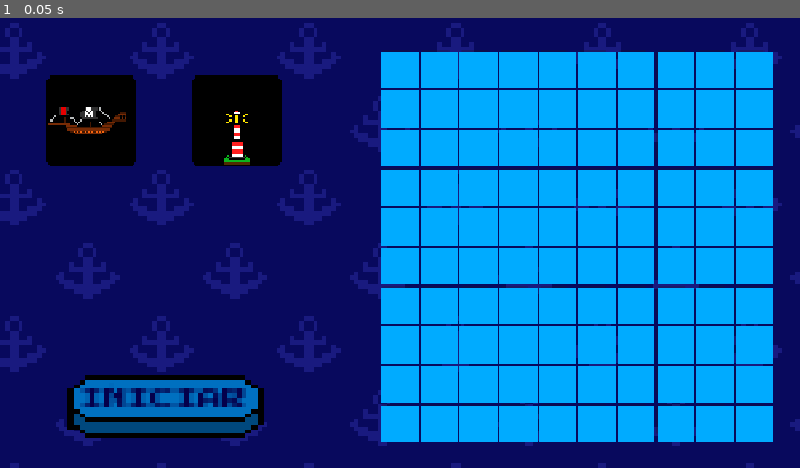
Above: before the commit, frame 1.
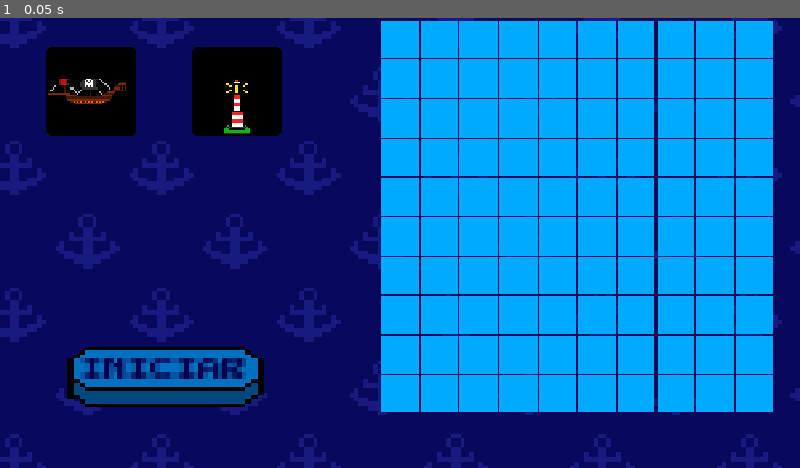
Above: after the commit, the same moment.

Repository: batalha-naval-eng-soft-III/batalha-naval-godot
Game: Godot game, scene res://Scenes/game.tscn
The game is run twice, just before and just after one commit, with the same random seed, the same clock (stepped at 60 frames per second) and the same inputs.
Inputs:
- Up to frame 1 (0.05 s): no input

The runs differ from the first frame. In frame 1, 25% of the frame differs, in the area x 0-100%, y 0-100%.

Commit message:
Versao Inicial com Script do Firebase

Diff:
--- a/Scenes/game.tscn
+++ b/Scenes/game.tscn
@@ -2,6 +2,7 @@
 
 [ext_resource type="Script" uid="uid://cfxkq5dhm58us" path="res://Scripts/game.gd" id="1_ebmjs"]
 [ext_resource type="Texture2D" uid="uid://ps7vcrb500a" path="res://Sprites/bluebutton.png" id="2_qxrlw"]
+[ext_resource type="Script" uid="uid://dh6cql1v0j1gk" path="res://Scripts/firebase_manager.gd" id="2_rku1e"]
 [ext_resource type="Texture2D" uid="uid://dgrqtfieivvq3" path="res://Sprites/background.png" id="2_wrm1d"]
 [ext_resource type="Texture2D" uid="uid://buw4rv2mfdrqx" path="res://Sprites/backgroundenemy.png" id="3_3dryh"]
 [ext_resource type="FontFile" uid="uid://hfvpfi8ywitx" path="res://Fonts/PressStart2P-Regular.ttf" id="4_i6g32"]
@@ -14,6 +15,9 @@
 
 [node name="Game" type="Node2D" unique_id=404758219]
 script = ExtResource("1_ebmjs")
+
+[node name="FirebaseManager" type="Node" parent="." unique_id=1684654417]
+script = ExtResource("2_rku1e")
 
 [node name="Background" type="TextureRect" parent="." unique_id=1736297527]
 offset_left = -409.00003
@@ -115,7 +119,7 @@
 texture_normal = ExtResource("9_o5yvi")
 
 [node name="Camera2D" type="Camera2D" parent="." unique_id=2109613366]
-position = Vector2(42, 205)
+position = Vector2(42, 237)
 zoom = Vector2(1.5, 1.5)
 
 [node name="BgLabel" type="ColorRect" parent="Camera2D" unique_id=1354282891]
--- /dev/null
+++ b/Scenes/network_manager.gd
@@ -0,0 +1,17 @@
+extends Node
+
+var peer
+
+func host_game():
+	peer = ENetMultiplayerPeer.new()
+	peer.create_server(7777)
+	multiplayer.multiplayer_peer = peer
+
+	print("HOST iniciado")
+
+func join_game(ip):
+	peer = ENetMultiplayerPeer.new()
+	peer.create_client(ip, 7777)
+	multiplayer.multiplayer_peer = peer
+
+	print("Conectando...")
--- /dev/null
+++ b/Scripts/firebase_manager.gd
@@ -0,0 +1,171 @@
+extends Node
+
+var base_url = "https://battleship-multiplayer-cc51c-default-rtdb.firebaseio.com/"
+
+var listening := false
+var current_room := ""
+var my_id := ""
+
+var poll_interval := 4
+var polling_active := false
+
+
+# -------------------------
+# ROOM FUNCTIONS
+# -------------------------
+
+func create_room(room_id: String, player_id: String):
+	var url = base_url + "rooms/" + room_id + ".json"
+
+	var data = {
+		"players": {
+			player_id: true
+		},
+		"state": "waiting",
+		"turn": player_id
+	}
+
+	_send_request(url, HTTPClient.METHOD_PUT, data)
+
+
+func join_room(room_id: String, player_id: String):
+	var url = base_url + "rooms/" + room_id + "/players/" + player_id + ".json"
+
+	var data = true
+
+	_send_request(url, HTTPClient.METHOD_PUT, data)
+
+
+func update_room_state(room_id: String, data: Dictionary):
+	var url = base_url + "rooms/" + room_id + ".json"
+	_send_request(url, HTTPClient.METHOD_PATCH, data)
+
+
+func set_turn(room_id, player_id):
+	var url = base_url + "rooms/" + room_id + "/turn.json"
+
+	var data = JSON.stringify(player_id)
+
+	_send_request(url, HTTPClient.METHOD_PUT, data)
+
+
+func set_ready(room_id, player_id):
+	var url = base_url + "rooms/" + room_id + "/ready/" + player_id + ".json"
+
+	_send_request(url, HTTPClient.METHOD_PUT, true)
+
+
+func send_attack(room_id, player_id, cells, attack_type):
+	var url = base_url + "rooms/" + room_id + "/action.json"
+
+	var data = {
+		"type": "attack",
+		"from": player_id,
+		"cells": cells,
+		"attack_type": attack_type
+	}
+
+	_send_request(url, HTTPClient.METHOD_PUT, data)
+
+
+# -------------------------
+# HTTP CORE
+# -------------------------
+
+func _send_request(url: String, method: int, data):
+	var http = HTTPRequest.new()
+	add_child(http)
+
+	http.request_completed.connect(func(result, response_code, headers, body):
+		print("Firebase response:", response_code)
+
+		if body:
+			print(body.get_string_from_utf8())
+
+		http.queue_free()
+	)
+
+	var json = JSON.stringify(data)
+	var headers = ["Content-Type: application/json"]
+
+	http.request(url, headers, method, json)
+
+
+# -------------------------
+# LISTENER SYSTEM
+# -------------------------
+
+func start_listening(room_id: String, player_id: String):
+	current_room = room_id
+	my_id = player_id
+	listening = true
+
+	if polling_active:
+		return
+
+	polling_active = true
+	_poll_room()
+
+
+func stop_listening():
+	listening = false
+	polling_active = false
+
+
+func _poll_room():
+	while polling_active and listening:
+		await get_tree().create_timer(poll_interval).timeout
+		_request_room()
+
+
+func _request_room():
+	var url = base_url + "rooms/" + current_room + ".json"
+
+	var http = HTTPRequest.new()
+	add_child(http)
+
+	http.request_completed.connect(func(result, code, headers, body):
+		var data = JSON.parse_string(body.get_string_from_utf8())
+
+		if data != null:
+			_handle_room_update(data)
+
+		http.queue_free()
+	)
+
+	http.request(url)
+
+
+# -------------------------
+# ROOM HANDLER
+# -------------------------
+
+func _handle_room_update(data):
+
+	# TURN SYSTEM
+	if data.has("turn"):
+		if data["turn"] != my_id:
+			print("NÃO É SUA VEZ")
+		else:
+			print("SUA VEZ")
+
+	# STATE
+	if data.has("state"):
+		print("STATE:", data["state"])
+
+	# PLAYERS
+	if data.has("players"):
+		print("PLAYERS:", data["players"])
+
+	# READY SYSTEM
+	if data.has("ready"):
+		print("READY:", data["ready"])
+
+	# ACTION SYSTEM (ATAQUES)
+	if data.has("action"):
+		if data["action"] != null:
+			if data["action"]["from"] != my_id:
+				print("ATAQUE RECEBIDO DO OPONENTE")
+
+	# DEBUG
+	print("ROOM UPDATE RECEIVED")
Not shown, added: Scenes/network_manager.gd.uid
Not shown, added: Scripts/firebase_manager.gd.uid
Not shown, added: export_presets.cfg
Not shown, changed: .gitignore
